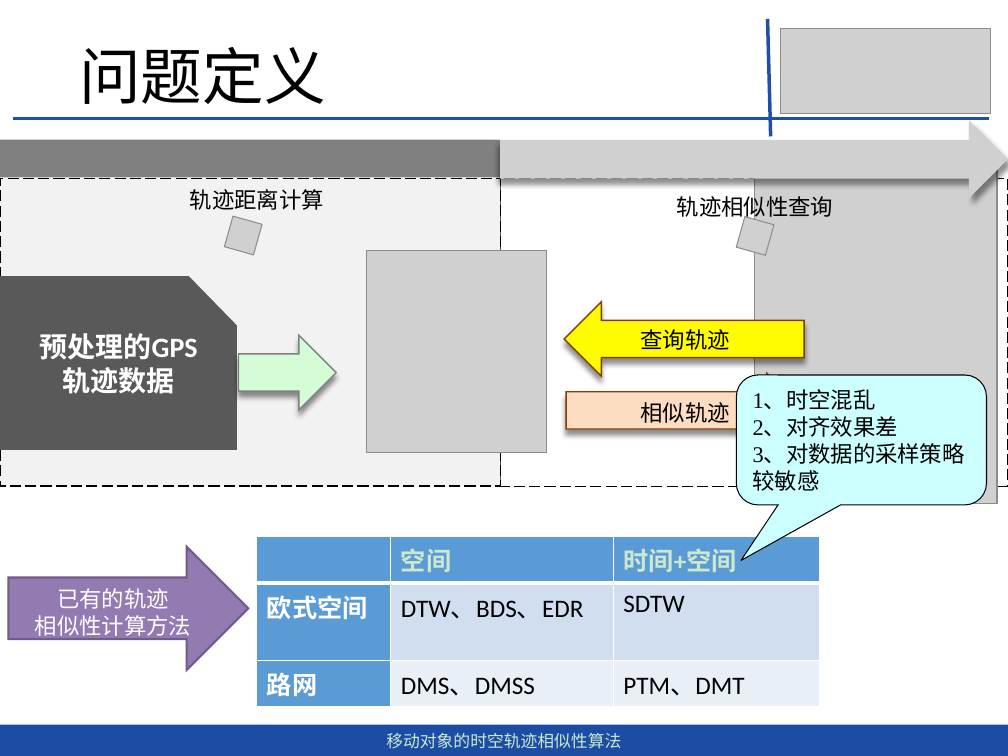
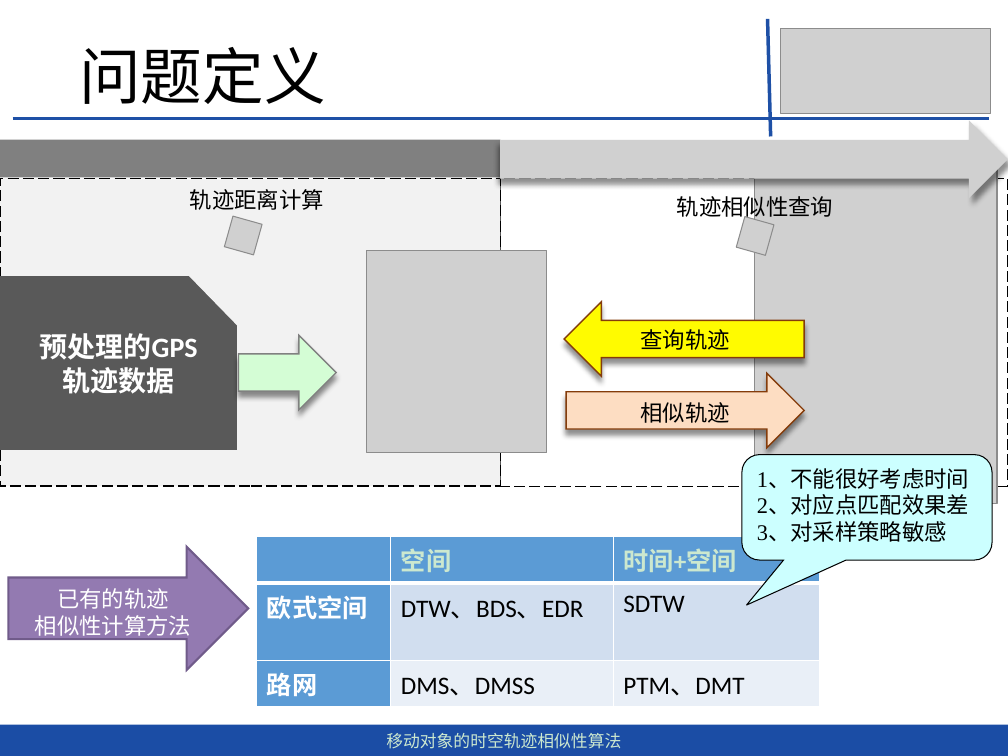
Before and after one commit to dingguangwei/biyelunwen, a slide deck: slide 5 of 移动对象的时空轨迹相似性查询算法-丁光伟-第2版.pptx. Drawn at 1008x756 pixels with LibreOffice and Linux fonts; fonts in the diff are those of the drawing; grey boxes stand for pictures. Boxes give left, top, right and bottom in pixels: in the first picture for what was removed or moved away, otherwise in the second. Text is boxed around its words. In the diff, an @@ line names an element or a change of style, - is before the commit and + after.

```diff
--- a/移动对象的时空轨迹相似性查询算法-丁光伟-第2版.pptx
+++ b/移动对象的时空轨迹相似性查询算法-丁光伟-第2版.pptx
@@ rounded speech box "1、不能很好考虑时间": place and size @@
-rounded speech box "1、不能很好考虑时间" at (737, 375, 987, 505)
+rounded speech box "1、不能很好考虑时间" at (742, 455, 992, 560)
@@ text in rounded speech box at (757, 469, 969, 542): text changed @@
-1、时空混乱
-2、对齐效果差
-3、对数据的采样策略较敏感
+1、不能很好考虑时间
+2、对应点匹配效果差
+3、对采样策略敏感
```
Also in this commit, not shown: 12 other slides changed, 7 other files.
